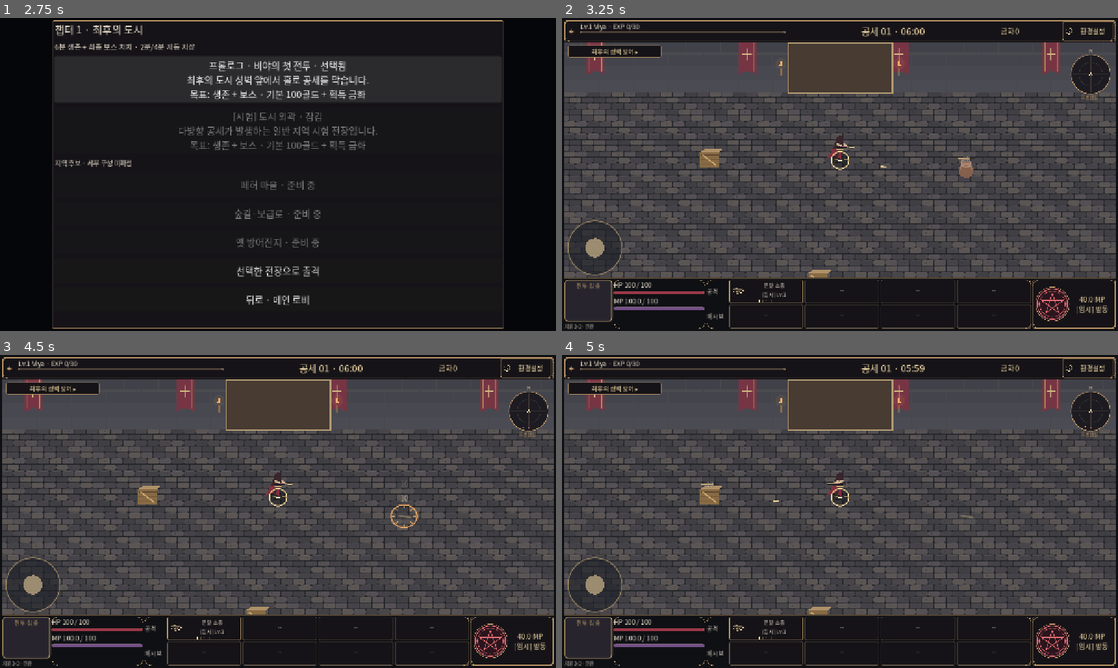
Above: before the commit, frames 1-4 (two rows, left to right).
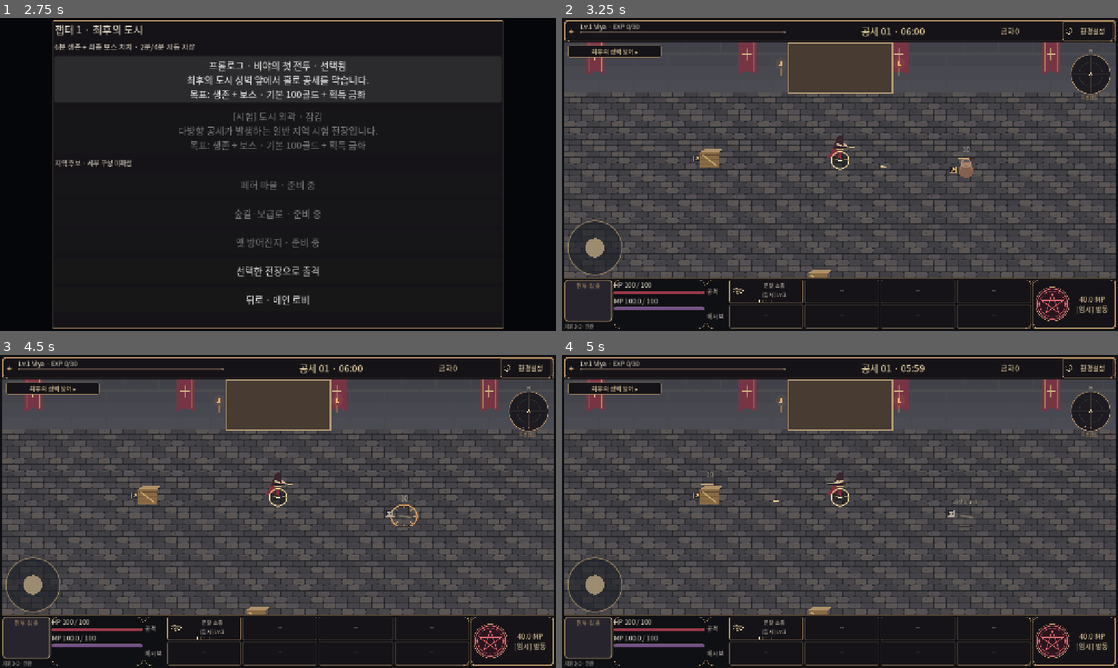
Above: after the commit, the same moments.

Repository: dldlfah/Viya
Game: Godot game, scene res://scenes/main.tscn
Same seed, same stepped clock (60 frames per second), same inputs: the game is played once before the commit and once after it.
Inputs:
- Up to frame 1 (2.75 s): click "환경설정" at 0.5 s; click "출격" at 1.25 s; click "프롤로그 · 비야의 첫 전투 · 선택됨 최후의 도시 …" at 2 s
- Up to frame 2 (3.25 s): click "선택한 전장으로 출격" at 2.75 s
- Up to frame 3 (4.5 s): click "연발 소총 [임시] Lv.1" at 3.5 s; click "닫기 · 이전 화면으로" at 4.25 s
- Up to frame 4 (5 s): no input

Frame 1 is identical in both runs. In frame 2, less than 0.1% of the frame differs, in the area x 23-74%, y 41-50%; in frame 3, less than 0.1%; in frame 4, 0.1%, in the area x 23-75%, y 37-56%.

Commit message:
feat: identify breakable structures and show actual respawn state [skip ci]

Diff:
--- a/scripts/combat/battle_view.gd
+++ b/scripts/combat/battle_view.gd
@@ -294,6 +294,7 @@
 
 func _draw_combat_cues() -> void:
 	if not simulation.cues.enabled:return
+	preload("res://scripts/combat/structure_feedback.gd").draw(self,display_plan.get("structures",[]))
 	var font:Font=get_theme_default_font()
 	for event in display_plan.get("kills",[]):
 		var fraction:float=clampf(float(event.life)/float(event.duration),0,1)
--- a/scripts/combat/combat_display.gd
+++ b/scripts/combat/combat_display.gd
@@ -2,6 +2,7 @@
 ## Read-only frame planning. Limits decoration/text, never actors, attacks or RNG.
 const Ground=preload("res://scripts/combat/battle_projection.gd")
 const SupplyFeedback=preload("res://scripts/combat/supply_feedback.gd")
+const StructureFeedback=preload("res://scripts/combat/structure_feedback.gd")
 const MERGE_SECONDS := .12
 const DENSE_ACTORS := 80
 const DENSE_EFFECTS := 16
@@ -82,16 +83,20 @@
 		var received:Dictionary=state.cues.latest_received()
 		cues.append({"kind":"received","id":0,"p":state.player,"amount":received.amount,"life":received.life,"duration":received.duration})
 	var limit:int=(8 if compact else 12) if dense else (16 if compact else 24)
+	var structures:Dictionary=StructureFeedback.build(view,reserved,compact,dense)
+	reserved.append_array(structures.reserved)
+	cues.append_array(structures.events)
 	var labels:Array=layout_labels(cues,view.world_to_screen,view.size,view.get_theme_default_font(),reserved,important,limit,view.show_damage,view.show_xp)
 	var kills:Array=[]
 	for event in cues:
 		if event.kind=="kill" and area.has_point(event.p) and kills.size()<(4 if simple else 12):kills.append(event)
-	return {"dense":dense,"simple":simple,"actors":actors,"bullets":bullets,"effects":planned,"skipped_links":skipped,"labels":labels,"label_limit":limit,"kills":kills,"reserved":reserved,"raw_events":state.cues.events.size(),"merged_events":cues.size()}
+	return {"dense":dense,"simple":simple,"actors":actors,"bullets":bullets,"effects":planned,"skipped_links":skipped,"labels":labels,"label_limit":limit,"kills":kills,"reserved":reserved,"raw_events":state.cues.events.size(),"merged_events":cues.size(),"structures":structures.markers}
 
 static func priority(event: Dictionary, important: Dictionary) -> int:
 	if event.kind=="received":return -1
 	if event.kind=="item":return 0
 	if event.kind=="hit":return 1 if important.has(int(event.id)) else (2 if event.critical else 4)
+	if event.kind=="structure":return 5
 	return 3
 
 static func layout_labels(events: Array, project: Callable, viewport: Vector2, font: Font, reserved: Array, important: Dictionary, limit: int, show_damage: bool, show_xp: bool) -> Array:
@@ -125,6 +130,11 @@
 			text="+%.2f XP" % float(event.amount)
 			color=Color("7cd3c1",fraction)
 			point+=Vector2(24,-18-progress*22)
+		elif event.kind=="structure":
+			font_size=11 if viewport.x<900 or viewport.y<350 else 12
+			text=str(event.label)
+			color=Color("d0c5ac")
+			point+=Vector2(0,-28)
 		else:
 			text=("!%d" if event.critical else "%d") % int(event.amount)
 			color=Color("f6d798" if event.critical else "fff1db",fraction)
--- a/scripts/combat/high_angle_battle.gd
+++ b/scripts/combat/high_angle_battle.gd
@@ -175,8 +175,10 @@
 		canvas.draw_line(feet-Vector2(14,2),feet+Vector2(16,3),Color("756c5c"),4,true)
 		return
 	var color := Color("a48254") if prop.style=="crate" else (Color("9c7159") if prop.style=="urn" else Color("8d8d7e"))
+	var flash:float=state.cues.flash_alpha(int(prop.id))
+	color=color.lerp(Color("fff1db"),flash)
 	var texture: Texture2D = canvas.art.texture("prop_"+prop.style)
-	if texture:canvas.draw_texture_rect(texture,Rect2(feet-Vector2(23,43),Vector2(46,43)),false)
+	if texture:canvas.draw_texture_rect(texture,Rect2(feet-Vector2(23,43),Vector2(46,43)),false,Color.WHITE.lerp(Color(1.8,1.8,1.8),flash))
 	elif prop.style=="urn":
 		canvas.draw_circle(feet-Vector2(0,20),17,color.darkened(.15))
 		canvas.draw_rect(Rect2(feet-Vector2(10,39),Vector2(20,10)),color)
--- /dev/null
+++ b/scripts/combat/structure_feedback.gd
@@ -0,0 +1,60 @@
+extends RefCounted
+## A read-only frame plan, not a respawn timer or a history of destruction.
+const Rules=preload("res://scripts/world/supply_catalog.gd")
+const NEAR_DISTANCE := 320.0
+
+static func build(view,reserved:Array,compact:bool,dense:bool) -> Dictionary:
+	var result:Dictionary={"markers":[],"events":[],"reserved":[]}
+	var state=view.simulation
+	if not state.has_active_run() or not state.cues.enabled:return result
+	var safe:=Rect2(Vector2(8,8),view.size-Vector2(16,16))
+	var candidates:Array=[]
+	for prop in state.structures:
+		var at:Vector2=view.world_to_screen(prop.p)
+		if not safe.has_point(at):continue
+		candidates.append({"prop":prop,"at":at,"distance":prop.p.distance_squared_to(state.player)})
+	candidates.sort_custom(func(a,b):return a.distance<b.distance if a.distance!=b.distance else int(a.prop.id)<int(b.prop.id))
+	var marker_limit:int=(2 if compact else 4) if dense else (4 if compact else 8)
+	var text_limit:int=1 if compact or dense else 2
+	var occupied:Array=reserved.duplicate()
+	for candidate in candidates:
+		var prop:Dictionary=candidate.prop
+		var at:Vector2=candidate.at
+		var waiting:bool=prop.hp<=0
+		if prop.hp>0 and prop.hp<prop.max_hp:
+			var hp_bar:=Rect2(at-Vector2(20,49 if view.high_angle else 33),Vector2(40,4))
+			occupied.append(hp_bar)
+			result.reserved.append(hp_bar)
+		if waiting and candidate.distance<=NEAR_DISTANCE*NEAR_DISTANCE and result.events.size()<text_limit:
+			# Ceil and the actual HP gate prevent a premature "0 seconds / ready".
+			var seconds:int=maxi(1,ceili(float(prop.respawn_left)))
+			result.events.append({"kind":"structure","id":int(prop.id),"p":prop.p,"label":"재생성 %d초" % seconds,"life":1.0,"duration":1.0})
+		if result.markers.size()>=marker_limit:continue
+		var center:Vector2=at+Vector2(-35,-6) if waiting else at+Vector2(-30,-22)
+		var badge:=Rect2(center-Vector2(7,7),Vector2(14,14))
+		var bar:=Rect2(at+Vector2(-16,24),Vector2(32,3)) if waiting else Rect2()
+		var boxes:Array=[badge]
+		if waiting:boxes.append(bar.grow(1))
+		if boxes.any(func(box):return not safe.encloses(box) or occupied.any(func(other):return box.grow(2).intersects(other))):continue
+		var marker:Dictionary={"id":int(prop.id),"at":center,"waiting":waiting,"damaged":prop.hp>0 and prop.hp<prop.max_hp,
+			"progress":clampf(1.0-float(prop.respawn_left)/Rules.RESPAWN_SECONDS,0,1) if waiting else 1.0,"bar":bar,"boxes":boxes}
+		result.markers.append(marker)
+		occupied.append_array(boxes)
+		result.reserved.append_array(boxes)
+	return result
+
+static func draw(canvas,markers:Array) -> void:
+	for marker in markers:
+		var at:Vector2=marker.at
+		var tint:=Color("b4ad9c") if marker.waiting else Color("e3b869" if marker.damaged else "c6ae7e")
+		canvas.draw_rect(Rect2(at-Vector2(7,7),Vector2(14,14)),Color("202027"))
+		canvas.draw_rect(Rect2(at-Vector2(7,7),Vector2(14,14)),tint,false,1)
+		if marker.waiting:
+			canvas.draw_polyline(PackedVector2Array([at+Vector2(-4,-4),at+Vector2(4,-4),at+Vector2(-4,4),at+Vector2(4,4),at+Vector2(-4,-4)]),tint,1.5,true)
+			canvas.draw_rect(marker.bar.grow(1),Color("202027"))
+			canvas.draw_rect(marker.bar,Color("514e48"))
+			canvas.draw_rect(Rect2(marker.bar.position,Vector2(marker.bar.size.x*float(marker.progress),marker.bar.size.y)),tint)
+		else:
+			# Hammer glyph: identifies a breakable object without promising a drop.
+			canvas.draw_line(at+Vector2(-3,4),at+Vector2(3,-3),tint,2,true)
+			canvas.draw_line(at+Vector2(-1,-4),at+Vector2(4,1),tint,3,true)
--- a/tests/test_combat_cues.gd
+++ b/tests/test_combat_cues.gd
@@ -216,6 +216,7 @@
 	await preload("res://tests/test_combat_audio.gd").run(scene, verify)
 	await preload("res://tests/test_battle_save_notice.gd").run(scene, verify)
 	await preload("res://tests/test_supply_feedback.gd").run(scene, verify)
+	await preload("res://tests/test_structure_feedback.gd").run(scene, verify)
 	scene.queue_free()
 	await process_frame
 	await process_frame
--- /dev/null
+++ b/tests/test_structure_feedback.gd
@@ -0,0 +1,126 @@
+extends RefCounted
+const State=preload("res://scripts/combat/run_state.gd")
+const Snapshot=preload("res://scripts/progression/run_snapshot.gd")
+const Supplies=preload("res://tests/test_supplies.gd")
+const Campaign=preload("res://tests/test_campaign.gd")
+const NoticeTests=preload("res://tests/test_battle_save_notice.gd")
+const Feedback=preload("res://scripts/combat/structure_feedback.gd")
+const Display=preload("res://scripts/combat/combat_display.gd")
+
+static func plan(ui) -> Dictionary:
+	return Display.build(ui.view)
+
+static func marker(data:Dictionary,id:int) -> Dictionary:
+	for entry in data.structures:
+		if entry.id==id:return entry
+	return {}
+
+static func labels(data:Dictionary) -> Array:
+	return data.labels.filter(func(label):return label.event.kind=="structure")
+
+static func run(host,verify:Callable) -> void:
+	var folder:="user://structure-feedback-"+Crypto.new().generate_random_bytes(8).hex_encode()
+	var ui=NoticeTests.make_ui(host,folder)
+	await host.get_tree().process_frame
+	Campaign.depart(ui)
+	var state=ui.simulation
+	state.spawn_clock=999
+	state._scatter_clock=999
+	state._swarm_clock=999
+	var prop:Dictionary=state.structures[0]
+	state.player=prop.p+Vector2(120,0)
+	var current:Dictionary=plan(ui)
+	verify.call(not marker(current,int(prop.id)).is_empty() and not marker(current,int(prop.id)).waiting,"Existing production structure receives a breakable marker before damage")
+	verify.call(current.structures.size()<=8 and labels(current).is_empty(),"Intact structures do not invent respawn countdowns")
+	state.shot_clock=0
+	for frame in range(12):
+		ui._physics_process(.05)
+		if prop.hp<prop.max_hp:break
+	state.shot_clock=999
+	verify.call(prop.hp>0 and prop.hp<prop.max_hp and state.shots>0,"Real automatic fire reaches the original enemy-free structure fallback and damages it")
+	current=plan(ui)
+	verify.call(marker(current,int(prop.id)).damaged and state.cues.flash_alpha(int(prop.id))>0,"Damage state and high-angle flash come from the actual committed hit")
+	var hp_bar:=Rect2(ui.view.world_to_screen(prop.p)-Vector2(20,49),Vector2(40,4))
+	verify.call(current.labels.all(func(label):return not label.rect.grow(2).intersects(hp_bar)),"Existing damage numbers avoid the actual high-angle structure HP bar")
+	# Fixture seed chooses a drop through the existing destruction path.
+	var generator:=RandomNumberGenerator.new()
+	for seed_value in range(1,10000):
+		generator.seed=seed_value
+		if state.SupplyCatalog.roll_item(generator)=="hp":
+			state.loot_rng.seed=seed_value
+			break
+	ui.magic_button.pressed.emit()
+	verify.call(prop.hp==0 and prop.respawn_left==45 and prop.generation==1,"Existing UI magic destroys the damaged prop and starts its actual45second timer")
+	var old_drops:Array=state.item_pickups.duplicate(true)
+	verify.call(not old_drops.is_empty() and old_drops.any(func(item):return item.source==prop.id and item.generation==1),"Actual destruction produced the first generation's unclaimed drop")
+	current=plan(ui)
+	verify.call(labels(current).any(func(label):return label.event.id==prop.id and label.text=="재생성 45초"),"Nearby broken structure reads its real remaining45seconds")
+	var frozen:Dictionary=Snapshot.capture(state)
+	var frozen_cues:Dictionary=state.cues.snapshot()
+	for frame in range(15):current=plan(ui)
+	verify.call(frozen==Snapshot.capture(state) and frozen_cues==state.cues.snapshot(),"Repeated structure planning changes no HP,time,loot,cues,offers or seven RNG")
+	for frame in range(899):state.step(.05,Vector2.ZERO)
+	current=plan(ui)
+	verify.call(prop.hp==0 and is_equal_approx(prop.respawn_left,.05) and labels(current).any(func(label):return label.event.id==prop.id and label.text=="재생성 1초"),"899real active steps keep the prop broken at44.95seconds and never round it down to zero")
+	verify.call(state.item_pickups==old_drops,"Respawn countdown cannot erase or reroll the unclaimed first-generation loot")
+	ui.pause_game()
+	frozen=Snapshot.capture(state)
+	var paused_plan:Dictionary=plan(ui)
+	for frame in range(10):ui._physics_process(.05)
+	verify.call(frozen==Snapshot.capture(state) and paused_plan==plan(ui),"Real pause freezes the displayed countdown and authoritative state")
+	var ui2=NoticeTests.make_ui(host,folder.path_join("reload"),ui.run_store.path)
+	await host.get_tree().process_frame
+	ui2.start_button.pressed.emit()
+	var restored=ui2.simulation
+	verify.call(restored.phase==State.Phase.PAUSED and restored.structures[0].hp==0 and is_equal_approx(restored.structures[0].respawn_left,.05),"Existing Continue restores the actual remaining timer and waits for explicit resume")
+	verify.call(restored.cues.events.is_empty() and restored.cues.flash_alpha(int(prop.id))==0 and labels(plan(ui2)).any(func(label):return label.event.id==prop.id and label.text=="재생성 1초"),"Restore shows current waiting state without replaying old break or hit effects")
+	ui2.resume_button.pressed.emit()
+	ui2._physics_process(.05)
+	current=plan(ui2)
+	verify.call(restored.structures[0].hp==restored.structures[0].max_hp and restored.structures[0].respawn_left==0 and not marker(current,int(prop.id)).waiting,"The first active frame at45seconds switches to the actual restored living body")
+	verify.call(not labels(current).any(func(label):return label.event.id==prop.id) and restored.item_pickups==old_drops,"Rebuilt prop has no stale timer and keeps old loot intact")
+	var second:Dictionary=Supplies.drop(restored,"mp")
+	verify.call(restored.structures[0].generation==2 and second.source==prop.id and second.generation==2 and restored.item_pickups.size()==old_drops.size()+1,"Rebreaking the actual regenerated prop adds a distinct second-generation drop")
+	verify.call(Snapshot.valid(Snapshot.capture(restored),restored),"Feedback preserves a valid production save after two destruction generations")
+	restored.grant_xp(restored.growth.threshold())
+	frozen=Snapshot.capture(restored)
+	var choice_plan:Dictionary=plan(ui2)
+	restored.step(.05,Vector2.ZERO)
+	verify.call(restored.phase==State.Phase.CHOOSING and frozen==Snapshot.capture(restored) and choice_plan==plan(ui2),"Growth choice freezes waiting structure feedback and the same pending offer")
+	# Several visible nearby props test limits without creating another game state owner.
+	restored.set_paused(false)
+	while restored.phase==State.Phase.CHOOSING:
+		if restored.growth.offer.is_empty():restored.acknowledge_exhausted(restored.growth.ticket)
+		else:restored.select_skill(restored.growth.offer[0],restored.growth.ticket)
+	for index in range(8):
+		restored.structures[index].p=restored.player+Vector2(120+(index%4)*52,-60+(index/4)*100)
+		restored.structures[index].hp=0
+		restored.structures[index].respawn_left=10.01
+	ui2.view.size=Vector2(791,266)
+	current=plan(ui2)
+	verify.call(current.structures.size()<=4 and labels(current).size()<=1 and current.labels.size()<=16,"Compact nearby markers and countdowns have bounded budgets inside the existing font budget")
+	for index in range(60):restored.add_enemy(restored.player+Vector2(200+(index%5)*20,120),"normal")
+	current=plan(ui2)
+	verify.call(current.dense and current.structures.size()<=2 and labels(current).size()<=1 and current.labels.size()<=8,"Dense compact combat further reduces optional structure markers without changing enemies")
+	restored.cues.record_item(restored.player,"실제 획득")
+	current=plan(ui2)
+	verify.call(current.labels.any(func(label):return label.event.kind=="item") and Display.priority({"kind":"structure"},{})>Display.priority({"kind":"item"},{}),"Real pickup messages retain priority over optional respawn text")
+	var safe:=Rect2(Vector2(8,8),ui2.view.size-Vector2(16,16))
+	var clear:=true
+	for label in current.labels:
+		clear=clear and safe.encloses(label.rect) and current.reserved.all(func(box):return not label.rect.grow(2).intersects(box))
+	verify.call(clear,"Structure labels stay inside the battle canvas and avoid hero,boss,items and markers")
+	frozen=Snapshot.capture(restored)
+	current.structures.clear()
+	verify.call(frozen==Snapshot.capture(restored),"The returned presentation plan does not own or mutate original prop dictionaries")
+	var old_phase:int=restored.phase
+	for phase in [State.Phase.READY,State.Phase.CLEARED,State.Phase.DEFEAT]:
+		restored.phase=phase
+		verify.call(plan(ui2).structures.is_empty() and labels(plan(ui2)).is_empty(),"Inactive results/lobby cannot advertise a live structure timer: "+str(phase))
+	restored.phase=old_phase
+	restored.structures.clear()
+	verify.call(plan(ui2).structures.is_empty() and labels(plan(ui2)).is_empty(),"Old saves and gold dungeon with no supplies cannot invent structure markers")
+	ui.queue_free()
+	ui2.queue_free()
+	await host.get_tree().process_frame
+	await host.get_tree().create_timer(1.0).timeout
